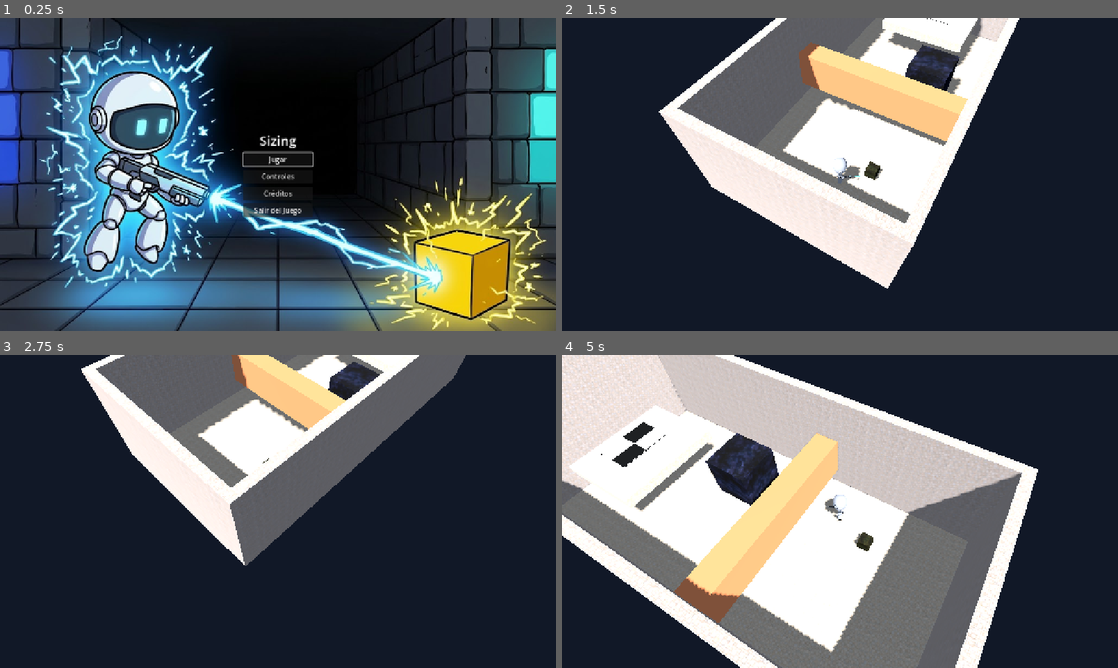
Above: before the commit, frames 1-4 (two rows, left to right).
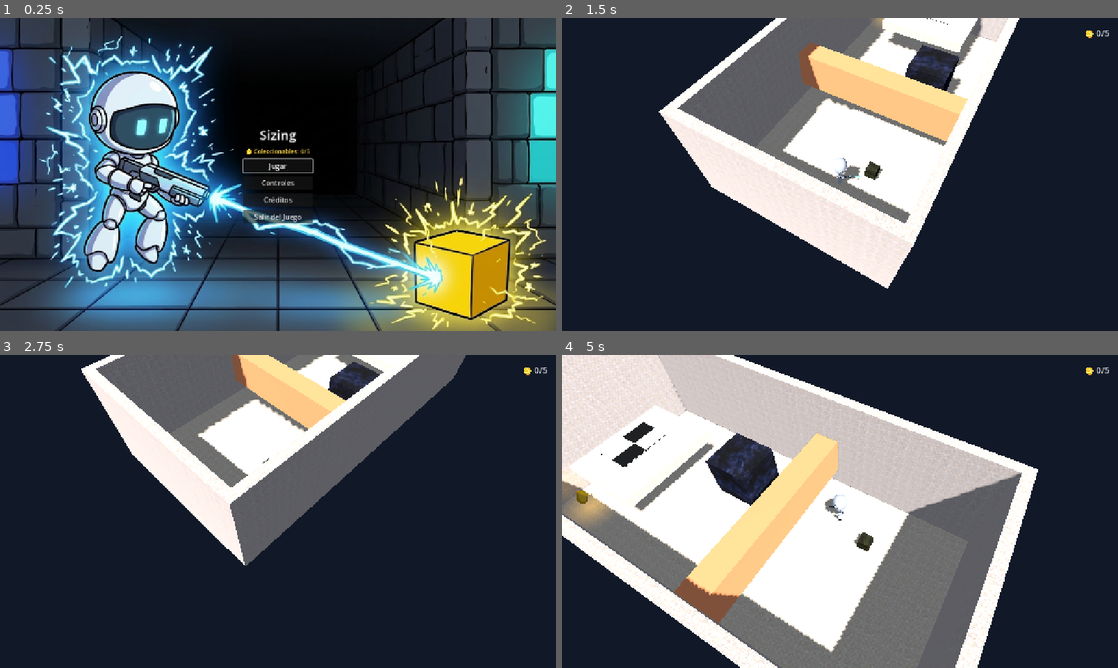
Above: after the commit, the same moments.

Repository: PabRvss/Sizing
Game: Godot game, scene res://MainMenu.tscn
Two runs of this game, one before a commit and one after it. Both use one fixed random seed, a clock stepped at 60 frames per second and the inputs below.
Inputs (mouse positions are in pixels of both pictures, inside the frame that each line leads up to):
- Up to frame 1 (0.25 s): no input
- Up to frame 2 (1.5 s): click "Jugar" at 0.5 s; tap Enter at 1.25 s; move the mouse to (962, 158) at 1.27 s; hold D (move_right) from 1.28 s (still down); hold Down (camera_down) from 1.28 s (still down); click (962, 158) at 1.42 s
- Up to frame 3 (2.75 s): tap Space (jump) at 1.52, 2.27 s; move the mouse to (166, 527) at 2.02 s; release D (move_right) at 2.03 s; release Down (camera_down) at 2.03 s; hold S (move_back) from 2.03 s (still down); tap Left (camera_left) at 2.1 s; click (166, 527) at 2.17 s
- Up to frame 4 (5 s): move the mouse to (895, 442) at 2.77 s; release S (move_back) at 2.78 s; hold D (move_right) 2.78-3.53 s; hold Right (camera_right) 2.78-3.53 s; click (895, 442) at 2.92 s; move the mouse to (812, 574) at 3.52 s; hold W (move_forward) 3.53-4.28 s; tap Up (camera_up) at 3.6 s; click (812, 574) at 3.67 s; tap Space (jump) at 3.77, 4.52 s; move the mouse to (1006, 558) at 4.27 s; hold A (move_left) from 4.28 s (still down); tap E (interact_nearest) at 4.35 s; click (1006, 558) at 4.42 s

The runs differ from the first frame. In frame 1, 1.3% of the frame differs, in the area x 43-57%, y 35-66%; in frame 2, less than 0.1%; in frame 3, less than 0.1%; in frame 4, 0.8%.

Commit message:
Agregar coleccionable de moneda oculta en cada uno de los 5 niveles con contador y sonido

Diff:
--- a/MainMenu.tscn
+++ b/MainMenu.tscn
@@ -42,6 +42,13 @@
 layout_mode = 2
 theme_override_font_sizes/font_size = 30
 text = "Sizing"
+horizontal_alignment = 1
+
+[node name="CollectiblesLabel" type="Label" parent="MenuContainer"]
+layout_mode = 2
+theme_override_colors/font_color = Color(1, 0.85, 0.3, 1)
+theme_override_font_sizes/font_size = 14
+text = "🪙 Coleccionables: 0/5"
 horizontal_alignment = 1
 
 [node name="PlayButton" type="Button" parent="MenuContainer" unique_id=1498857371]
--- /dev/null
+++ b/coin.gd
@@ -0,0 +1,87 @@
+class_name Moneda
+extends Area3D
+
+@export var nivel: int = 1
+
+static var monedas_recogidas: Dictionary = {
+	1: false,
+	2: false,
+	3: false,
+	4: false,
+	5: false
+}
+
+var tiempo: float = 0.0
+var recogiendo: bool = false
+var audio_stream: AudioStreamWAV
+
+@onready var pivote: Node3D = $Pivote
+@onready var sonido: AudioStreamPlayer = $Sonido
+
+static func esta_recogida(n: int) -> bool:
+	return monedas_recogidas.get(n, false)
+
+static func marcar_recogida(n: int) -> void:
+	monedas_recogidas[n] = true
+
+static func total_recogidas() -> int:
+	var total := 0
+	for v in monedas_recogidas.values():
+		if v:
+			total += 1
+	return total
+
+func _ready() -> void:
+	collision_layer = 0
+	collision_mask = 4 # Detecta al jugador
+
+	if esta_recogida(nivel):
+		queue_free()
+		return
+
+	body_entered.connect(_on_body_entered)
+	_generar_audio()
+
+func _generar_audio() -> void:
+	audio_stream = AudioStreamWAV.new()
+	audio_stream.format = AudioStreamWAV.FORMAT_16_BITS
+	audio_stream.mix_rate = 22050
+	audio_stream.stereo = false
+
+	var sample_count := int(0.25 * 22050)
+	var data := PackedByteArray()
+	data.resize(sample_count * 2)
+	for i in range(sample_count):
+		var t := float(i) / 22050.0
+		var freq: float = 987.77 if t < 0.08 else 1318.51
+		var env: float = exp(-t * 11.0)
+		var sample: int = int(sin(t * freq * TAU) * env * 24000.0)
+		data.encode_s16(i * 2, sample)
+	audio_stream.data = data
+	sonido.stream = audio_stream
+
+func _process(delta: float) -> void:
+	tiempo += delta
+	if not recogiendo:
+		pivote.rotation.y += 3.0 * delta
+		pivote.position.y = sin(tiempo * 3.5) * 0.12
+	else:
+		pivote.rotation.y += 15.0 * delta
+		pivote.position.y += 3.0 * delta
+		var escala_actual = pivote.scale.x - 3.0 * delta
+		if escala_actual <= 0.05:
+			pivote.hide()
+			if not sonido.playing:
+				queue_free()
+		else:
+			pivote.scale = Vector3.ONE * escala_actual
+
+func _on_body_entered(body: Node3D) -> void:
+	if recogiendo:
+		return
+	if body.name == "Player" or body is CharacterBody3D:
+		recogiendo = true
+		marcar_recogida(nivel)
+		sonido.play()
+		if body.has_method("notificar_coleccionable"):
+			body.notificar_coleccionable(nivel)
--- /dev/null
+++ b/coin.tscn
@@ -0,0 +1,70 @@
+[gd_scene load_steps=8 format=3]
+
+[ext_resource type="Script" path="res://coin.gd" id="1_script"]
+
+[sub_resource type="SphereShape3D" id="SphereShape3D_coin"]
+radius = 0.65
+
+[sub_resource type="StandardMaterial3D" id="Mat_Gold_Rim"]
+albedo_color = Color(1, 0.82, 0.15, 1)
+metallic = 0.9
+roughness = 0.25
+emission_enabled = true
+emission = Color(1, 0.75, 0.1, 1)
+emission_energy_multiplier = 0.35
+
+[sub_resource type="CylinderMesh" id="CylinderMesh_rim"]
+material = SubResource("Mat_Gold_Rim")
+top_radius = 0.38
+bottom_radius = 0.38
+height = 0.08
+radial_segments = 32
+
+[sub_resource type="StandardMaterial3D" id="Mat_Gold_Inner"]
+albedo_color = Color(1, 0.92, 0.4, 1)
+metallic = 0.95
+roughness = 0.2
+emission_enabled = true
+emission = Color(1, 0.85, 0.2, 1)
+emission_energy_multiplier = 0.45
+
+[sub_resource type="CylinderMesh" id="CylinderMesh_inner"]
+material = SubResource("Mat_Gold_Inner")
+top_radius = 0.28
+bottom_radius = 0.28
+height = 0.095
+radial_segments = 32
+
+[sub_resource type="BoxMesh" id="BoxMesh_star"]
+material = SubResource("Mat_Gold_Inner")
+size = Vector3(0.14, 0.11, 0.14)
+
+[node name="Moneda" type="Area3D"]
+collision_layer = 0
+collision_mask = 4
+script = ExtResource("1_script")
+
+[node name="Colision" type="CollisionShape3D" parent="."]
+shape = SubResource("SphereShape3D_coin")
+
+[node name="Pivote" type="Node3D" parent="."]
+
+[node name="Borde" type="MeshInstance3D" parent="Pivote"]
+transform = Transform3D(1, 0, 0, 0, -4.37114e-08, -1, 0, 1, -4.37114e-08, 0, 0, 0)
+mesh = SubResource("CylinderMesh_rim")
+
+[node name="Centro" type="MeshInstance3D" parent="Pivote"]
+transform = Transform3D(1, 0, 0, 0, -4.37114e-08, -1, 0, 1, -4.37114e-08, 0, 0, 0)
+mesh = SubResource("CylinderMesh_inner")
+
+[node name="Detalle" type="MeshInstance3D" parent="Pivote"]
+transform = Transform3D(0.707107, 0, 0.707107, 0, 1, 0, -0.707107, 0, 0.707107, 0, 0, 0)
+mesh = SubResource("BoxMesh_star")
+
+[node name="Luz" type="OmniLight3D" parent="Pivote"]
+light_color = Color(1, 0.85, 0.3, 1)
+light_energy = 0.8
+omni_range = 2.2
+
+[node name="Sonido" type="AudioStreamPlayer" parent="."]
+volume_db = -4.0
--- a/environment.tscn
+++ b/environment.tscn
@@ -1,6 +1,7 @@
-[gd_scene load_steps=27 format=3]
+[gd_scene load_steps=28 format=3]
 
 [ext_resource type="PackedScene" path="res://goal.tscn" id="GoalScene"]
+[ext_resource type="PackedScene" path="res://coin.tscn" id="CoinScene"]
 [ext_resource type="Texture2D" uid="uid://bl4e780hnpllp" path="res://PavingStones146_1K-JPG_Color.jpg" id="PavingStonesTexture"]
 [ext_resource type="Texture2D" uid="uid://cnmvkdgsqgpch" path="res://Rock037_1K-JPG_Color.jpg" id="RockTexture"]
 
@@ -224,3 +225,7 @@
 
 [node name="Meta" parent="." instance=ExtResource("GoalScene")]
 position = Vector3(0, 2, -12.8)
+
+[node name="Moneda" parent="." instance=ExtResource("CoinScene")]
+position = Vector3(-3.8, 0.8, -13.5)
+nivel = 1
--- a/environment_2.tscn
+++ b/environment_2.tscn
@@ -1,6 +1,7 @@
-[gd_scene load_steps=25 format=3]
+[gd_scene load_steps=28 format=3]
 
 [ext_resource type="PackedScene" path="res://goal.tscn" id="GoalScene"]
+[ext_resource type="PackedScene" path="res://coin.tscn" id="CoinScene"]
 [ext_resource type="Texture2D" uid="uid://bl4e780hnpllp" path="res://PavingStones146_1K-JPG_Color.jpg" id="PavingStonesTexture"]
 [ext_resource type="Texture2D" uid="uid://cnmvkdgsqgpch" path="res://Rock037_1K-JPG_Color.jpg" id="RockTexture"]
 
@@ -102,6 +103,12 @@
 [sub_resource type="BoxShape3D" id="MetaShape"]
 size = Vector3(5, 1.5, 5)
 
+[sub_resource type="BoxMesh" id="Mesh_PlataformaSecreta"]
+size = Vector3(2, 0.6, 2)
+
+[sub_resource type="BoxShape3D" id="Shape_PlataformaSecreta"]
+size = Vector3(2, 0.6, 2)
+
 [node name="Environment" type="Node3D"]
 
 [node name="SueloLava" type="StaticBody3D" parent="."]
@@ -210,3 +217,17 @@
 
 [node name="Meta" parent="." instance=ExtResource("GoalScene")]
 position = Vector3(0, 3.4, -7.5)
+
+[node name="PlataformaSecreta" type="StaticBody3D" parent="."]
+position = Vector3(0, 2.2, -12)
+
+[node name="Malla" type="MeshInstance3D" parent="PlataformaSecreta"]
+mesh = SubResource("Mesh_PlataformaSecreta")
+material_override = SubResource("Mat_Plataforma")
+
+[node name="Colision" type="CollisionShape3D" parent="PlataformaSecreta"]
+shape = SubResource("Shape_PlataformaSecreta")
+
+[node name="Moneda" parent="." instance=ExtResource("CoinScene")]
+position = Vector3(0, 3.1, -12)
+nivel = 2
--- a/environment_3.tscn
+++ b/environment_3.tscn
@@ -1,6 +1,7 @@
-[gd_scene load_steps=33 format=3]
+[gd_scene load_steps=34 format=3]
 
 [ext_resource type="PackedScene" path="res://goal.tscn" id="GoalScene"]
+[ext_resource type="PackedScene" path="res://coin.tscn" id="CoinScene"]
 
 [ext_resource type="Texture2D" uid="uid://bl4e780hnpllp" path="res://PavingStones146_1K-JPG_Color.jpg" id="PavingStonesTexture"]
 
@@ -236,6 +237,10 @@
 [node name="Meta" parent="." instance=ExtResource("GoalScene")]
 position = Vector3(0, 1.9, -16)
 
+[node name="Moneda" parent="." instance=ExtResource("CoinScene")]
+position = Vector3(-3, 6.45, 0)
+nivel = 3
+
 [node name="Luz" type="DirectionalLight3D" parent="."]
 rotation = Vector3(-0.96, -0.44, 0)
 light_energy = 1.4
--- a/environment_4.tscn
+++ b/environment_4.tscn
@@ -1,6 +1,7 @@
-[gd_scene load_steps=39 format=3]
+[gd_scene load_steps=40 format=3]
 
 [ext_resource type="PackedScene" path="res://goal.tscn" id="GoalScene"]
+[ext_resource type="PackedScene" path="res://coin.tscn" id="CoinScene"]
 
 [ext_resource type="Texture2D" uid="uid://bl4e780hnpllp" path="res://PavingStones146_1K-JPG_Color.jpg" id="PavingStonesTexture"]
 
@@ -284,6 +285,10 @@
 [node name="Meta" parent="." instance=ExtResource("GoalScene")]
 position = Vector3(0, 3.4, -6.5)
 
+[node name="Moneda" parent="." instance=ExtResource("CoinScene")]
+position = Vector3(-3.8, 3.8, -6.8)
+nivel = 4
+
 [node name="Luz" type="DirectionalLight3D" parent="."]
 rotation = Vector3(-0.96, -0.44, 0)
 light_energy = 1.4
--- a/environment_5.tscn
+++ b/environment_5.tscn
@@ -1,6 +1,7 @@
-[gd_scene load_steps=61 format=3]
+[gd_scene load_steps=62 format=3]
 
 [ext_resource type="PackedScene" path="res://goal.tscn" id="GoalScene"]
+[ext_resource type="PackedScene" path="res://coin.tscn" id="CoinScene"]
 
 [ext_resource type="Texture2D" uid="uid://bl4e780hnpllp" path="res://PavingStones146_1K-JPG_Color.jpg" id="PavingStonesTexture"]
 
@@ -458,6 +459,10 @@
 [node name="Meta" parent="." instance=ExtResource("GoalScene")]
 position = Vector3(0, 5.1, -25.5)
 
+[node name="Moneda" parent="." instance=ExtResource("CoinScene")]
+position = Vector3(-3.8, 5.5, -20.2)
+nivel = 5
+
 [node name="Luz" type="DirectionalLight3D" parent="."]
 rotation = Vector3(-0.96, -0.44, 0)
 light_energy = 1.4
--- a/level_2.tscn
+++ b/level_2.tscn
@@ -8,6 +8,7 @@
 
 [node name="main" type="Node3D"]
 script = ExtResource("1_controller")
+nivel_numero = 2
 siguiente_nivel = "res://level_3.tscn"
 menu_principal = "res://MainMenu.tscn"
 
@@ -54,6 +55,12 @@
 text = "Nivel Superado"
 horizontal_alignment = 1
 
+[node name="CollectibleLabel" type="Label" parent="VictoryUI/CenterContainer/PanelContainer/MarginContainer/VBoxContainer"]
+layout_mode = 2
+theme_override_colors/font_color = Color(1, 0.85, 0.3, 1)
+text = "🪙 Coleccionable: No encontrado"
+horizontal_alignment = 1
+
 [node name="NextLevelButton" type="Button" parent="VictoryUI/CenterContainer/PanelContainer/MarginContainer/VBoxContainer"]
 layout_mode = 2
 text = "Siguiente Nivel"
--- a/level_3.tscn
+++ b/level_3.tscn
@@ -8,6 +8,7 @@
 
 [node name="main" type="Node3D"]
 script = ExtResource("1_controller")
+nivel_numero = 3
 siguiente_nivel = "res://level_4.tscn"
 menu_principal = "res://MainMenu.tscn"
 
@@ -55,6 +56,12 @@
 text = "Nivel Superado"
 horizontal_alignment = 1
 
+[node name="CollectibleLabel" type="Label" parent="VictoryUI/CenterContainer/PanelContainer/MarginContainer/VBoxContainer"]
+layout_mode = 2
+theme_override_colors/font_color = Color(1, 0.85, 0.3, 1)
+text = "🪙 Coleccionable: No encontrado"
+horizontal_alignment = 1
+
 [node name="NextLevelButton" type="Button" parent="VictoryUI/CenterContainer/PanelContainer/MarginContainer/VBoxContainer"]
 layout_mode = 2
 text = "Siguiente Nivel"
--- a/level_4.tscn
+++ b/level_4.tscn
@@ -8,6 +8,7 @@
 
 [node name="main" type="Node3D"]
 script = ExtResource("1_controller")
+nivel_numero = 4
 siguiente_nivel = "res://level_5.tscn"
 menu_principal = "res://MainMenu.tscn"
 
@@ -55,6 +56,12 @@
 text = "Nivel Superado"
 horizontal_alignment = 1
 
+[node name="CollectibleLabel" type="Label" parent="VictoryUI/CenterContainer/PanelContainer/MarginContainer/VBoxContainer"]
+layout_mode = 2
+theme_override_colors/font_color = Color(1, 0.85, 0.3, 1)
+text = "🪙 Coleccionable: No encontrado"
+horizontal_alignment = 1
+
 [node name="NextLevelButton" type="Button" parent="VictoryUI/CenterContainer/PanelContainer/MarginContainer/VBoxContainer"]
 layout_mode = 2
 text = "Siguiente Nivel"
--- a/level_5.tscn
+++ b/level_5.tscn
@@ -8,6 +8,7 @@
 
 [node name="main" type="Node3D" unique_id=212841647]
 script = ExtResource("1_controller")
+nivel_numero = 5
 es_nivel_final = true
 
 [node name="Environment" parent="." unique_id=371664902 instance=ExtResource("2_env")]
@@ -53,6 +54,12 @@
 text = "Nivel Superado"
 horizontal_alignment = 1
 
+[node name="CollectibleLabel" type="Label" parent="VictoryUI/CenterContainer/PanelContainer/MarginContainer/VBoxContainer" unique_id=1982736451]
+layout_mode = 2
+theme_override_colors/font_color = Color(1, 0.85, 0.3, 1)
+text = "🪙 Coleccionable: No encontrado"
+horizontal_alignment = 1
+
 [node name="NextLevelButton" type="Button" parent="VictoryUI/CenterContainer/PanelContainer/MarginContainer/VBoxContainer" unique_id=395039676]
 layout_mode = 2
 text = "Siguiente Nivel"
--- a/level_controller.gd
+++ b/level_controller.gd
@@ -1,5 +1,6 @@
 extends Node3D
 
+@export var nivel_numero: int = 0
 @export var es_nivel_final: bool = false
 @export_file("*.tscn") var siguiente_nivel = "res://level_2.tscn"
 @export_file("*.tscn") var menu_principal = "res://MainMenu.tscn"
@@ -10,6 +11,7 @@
 @onready var btn_siguiente = get_node_or_null("VictoryUI/CenterContainer/PanelContainer/MarginContainer/VBoxContainer/NextLevelButton")
 @onready var btn_reiniciar = get_node_or_null("VictoryUI/CenterContainer/PanelContainer/MarginContainer/VBoxContainer/RetryButton")
 @onready var btn_menu = get_node_or_null("VictoryUI/CenterContainer/PanelContainer/MarginContainer/VBoxContainer/MainMenuButton")
+@onready var label_coleccionable = get_node_or_null("VictoryUI/CenterContainer/PanelContainer/MarginContainer/VBoxContainer/CollectibleLabel")
 
 func _ready():
 	contenedor_victoria.hide()
@@ -27,6 +29,14 @@
 func _physics_process(_delta: float) -> void:
 	if meta.puede_completar($Player):
 		$Player.completar_nivel()
+		if label_coleccionable:
+			var n = _determinar_numero_nivel()
+			var recogido = Moneda.esta_recogida(n)
+			var total = Moneda.total_recogidas()
+			if recogido:
+				label_coleccionable.text = "🪙 Coleccionable: ¡Obtenido! (Total: %d/5)" % total
+			else:
+				label_coleccionable.text = "🪙 Coleccionable: No encontrado (Total: %d/5)" % total
 		contenedor_victoria.show()
 		panel_victoria.show()
 		Input.mouse_mode = Input.MOUSE_MODE_VISIBLE
@@ -34,6 +44,24 @@
 			btn_siguiente.grab_focus()
 		elif btn_reiniciar:
 			btn_reiniciar.grab_focus()
+
+func _determinar_numero_nivel() -> int:
+	if nivel_numero > 0:
+		return nivel_numero
+	var n_str: String = name.to_lower()
+	if n_str == "main":
+		return 1
+	var num: int = n_str.replace("level_", "").replace("level", "").to_int()
+	if num > 0:
+		return num
+	if scene_file_path != "":
+		var base = scene_file_path.get_file().get_basename()
+		if base == "main":
+			return 1
+		var fnum = base.replace("level_", "").to_int()
+		if fnum > 0:
+			return fnum
+	return 1
 
 func _on_siguiente_nivel():
 	if not es_nivel_final:
--- a/main.tscn
+++ b/main.tscn
@@ -8,6 +8,7 @@
 
 [node name="main" type="Node3D"]
 script = ExtResource("1_controller")
+nivel_numero = 1
 siguiente_nivel = "res://level_2.tscn"
 menu_principal = "res://MainMenu.tscn"
 
@@ -53,6 +54,12 @@
 text = "Nivel Superado"
 horizontal_alignment = 1
 
+[node name="CollectibleLabel" type="Label" parent="VictoryUI/CenterContainer/PanelContainer/MarginContainer/VBoxContainer"]
+layout_mode = 2
+theme_override_colors/font_color = Color(1, 0.85, 0.3, 1)
+text = "🪙 Coleccionable: No encontrado"
+horizontal_alignment = 1
+
 [node name="NextLevelButton" type="Button" parent="VictoryUI/CenterContainer/PanelContainer/MarginContainer/VBoxContainer"]
 layout_mode = 2
 text = "Siguiente Nivel"
--- a/main_menu.gd
+++ b/main_menu.gd
@@ -34,6 +34,10 @@
 	if close_credits_button:
 		close_credits_button.pressed.connect(_on_close_subpanels_pressed)
 
+	var collectibles_label = get_node_or_null("MenuContainer/CollectiblesLabel")
+	if collectibles_label:
+		collectibles_label.text = "🪙 Coleccionables: %d/5" % Moneda.total_recogidas()
+
 func _on_play_button_pressed() -> void:
 	get_tree().change_scene_to_file(main_level_scene)
 
--- a/player.gd
+++ b/player.gd
@@ -11,6 +11,7 @@
 @onready var rayo = $Rayo
 @onready var raycast_techo = $RayCastTecho
 @onready var warning_label = $HUD/WarningLabel
+@onready var coin_label: Label = get_node_or_null("HUD/CoinLabel")
 @onready var death_menu = $DeathMenu
 @onready var soporte_rifle: Node3D = $SoporteRifle
 @onready var boca_rifle: Marker3D = $SoporteRifle/BocaRifle
@@ -29,6 +30,7 @@
 
 func _ready():
 	warning_label.text = ""
+	_actualizar_contador_monedas()
 	_set_tamano_player(tamano_inicial)
 	_aplicar_color_robot(robot, Color(0.62, 0.62, 0.64, 1.0))
 	esqueleto = _buscar_esqueleto(robot)
@@ -352,3 +354,12 @@
 	mesh.surface_end()
 	rayo.mesh = mesh
 	rayo.visible = true
+
+func _actualizar_contador_monedas() -> void:
+	if coin_label:
+		coin_label.text = "🪙 %d/5" % Moneda.total_recogidas()
+
+func notificar_coleccionable(n: int) -> void:
+	_actualizar_contador_monedas()
+	warning_label.text = "¡Coleccionable secreto encontrado! (Nivel %d - Total: %d/5)" % [n, Moneda.total_recogidas()]
+	tiempo_aviso = 4.0
--- a/player.tscn
+++ b/player.tscn
@@ -64,4 +64,18 @@
 theme_override_font_sizes/font_size = 18
 horizontal_alignment = 1
 
+[node name="CoinLabel" type="Label" parent="HUD"]
+anchors_preset = 1
+anchor_left = 1.0
+anchor_right = 1.0
+offset_left = -180.0
+offset_top = 20.0
+offset_right = -20.0
+offset_bottom = 55.0
+grow_horizontal = 0
+mouse_filter = 2
+theme_override_font_sizes/font_size = 20
+text = "🪙 0/5"
+horizontal_alignment = 2
+
 [node name="DeathMenu" parent="." instance=ExtResource("2_death")]
Not shown, added: coin.gd.uid
Not shown, changed: export_presets.cfg
